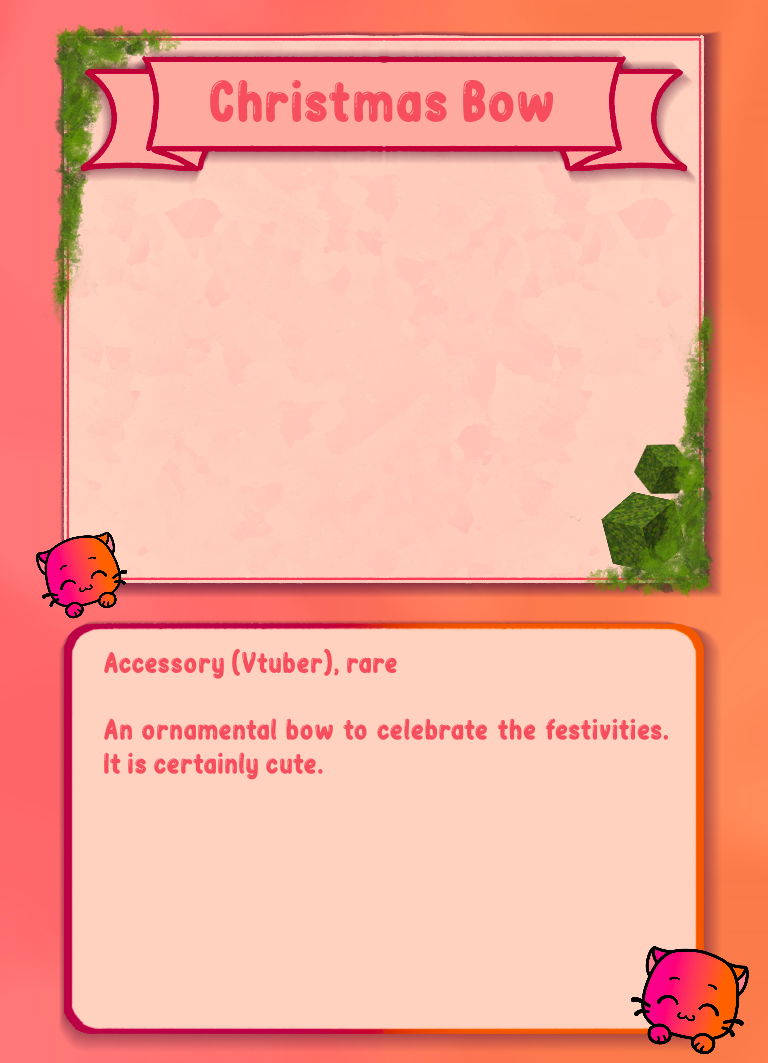
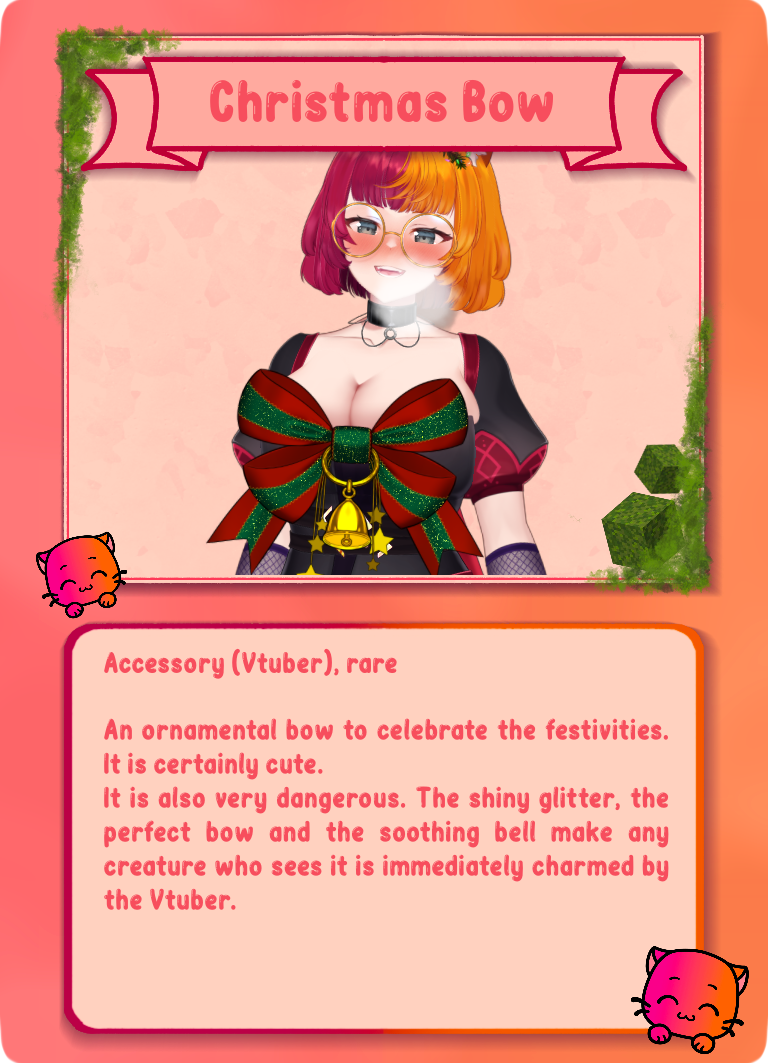
Comparing the layer stacks of the two (768, 1063) images. Changes:
painted on "Accessory (Vtuber), rare ..." over [104,786,669,910]
added layer "Christmas Bow.png" above "plainCardTopTextBox.png #1" over [205,148,549,575]
painted on "plainCardBackground.png" over [0,0,768,1063]
